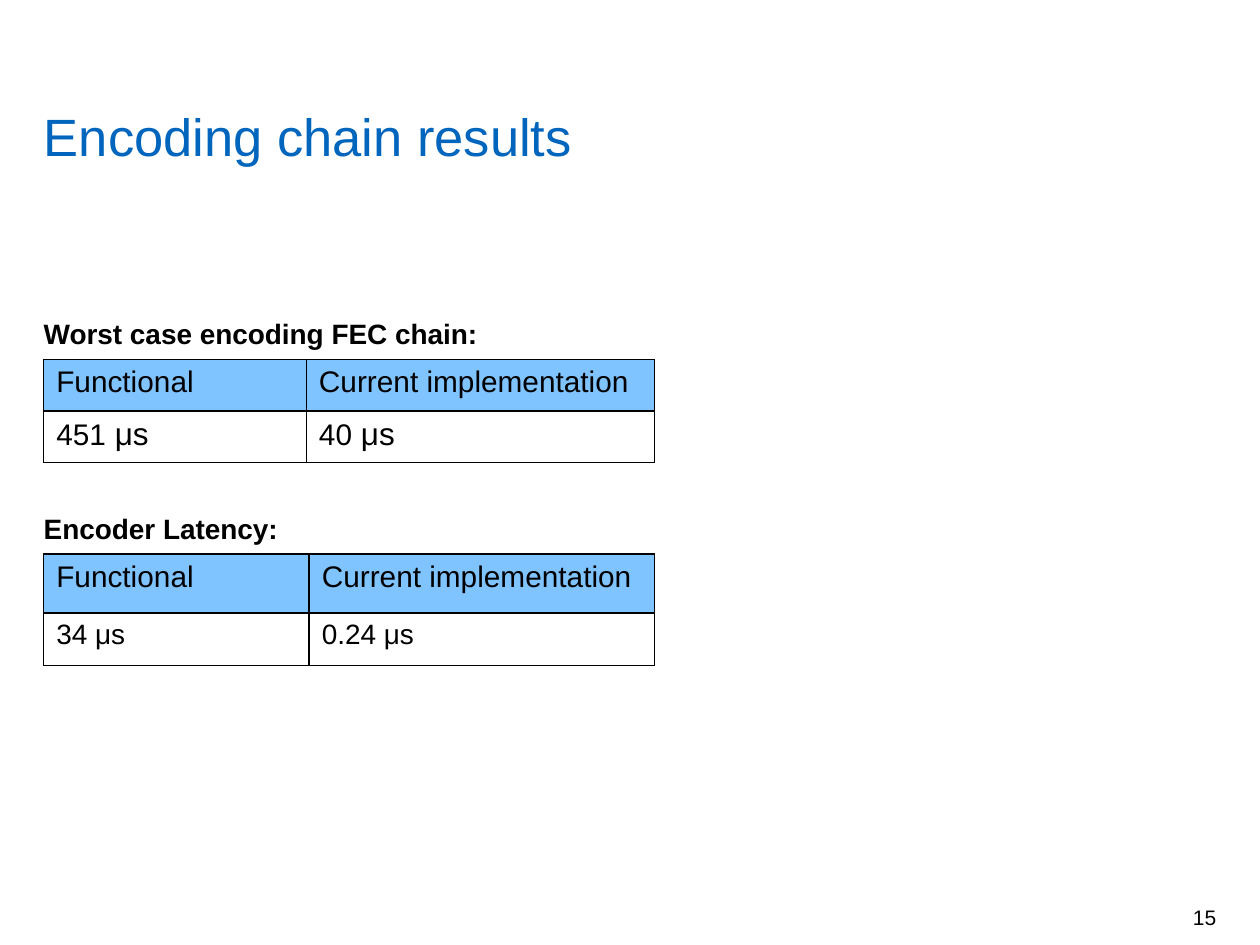
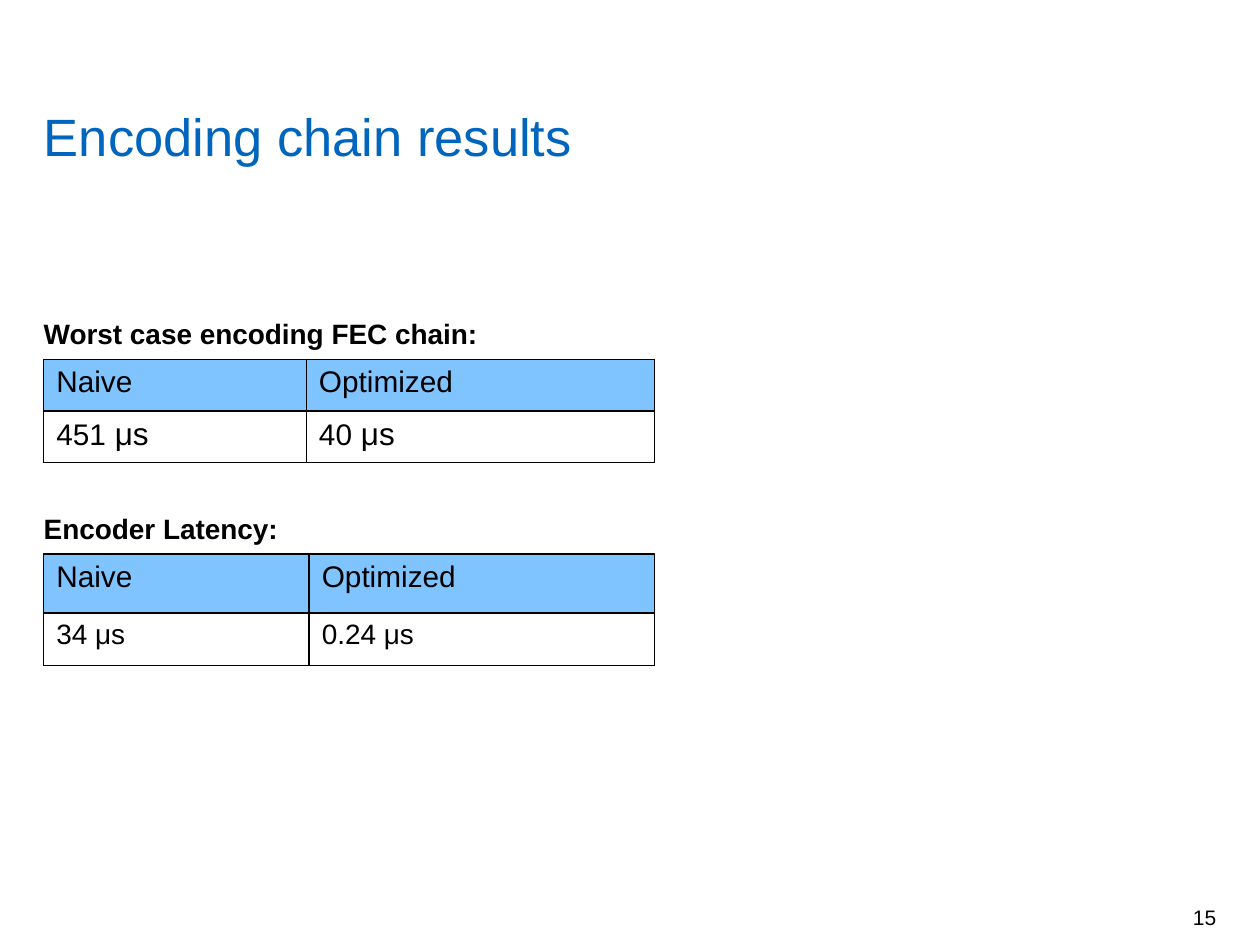
Before and after one commit to yadhu1961/thesis_5GPolorCodes, a slide deck: slide 15 of final_presentation/finalPpt1.4.pptx. Drawn at 1260x945 pixels with LibreOffice and Linux fonts; fonts in the diff are those of the drawing; grey boxes stand for pictures; background and template pictures are left out. Boxes give left, top, right and bottom in pixels: in the first picture for what was removed or moved away, otherwise in the second. Text is boxed around its words. In the diff, an @@ line names an element or a change of style, - is before the commit and + after.

Commit message:
Final ppt updated

```diff
--- a/final_presentation/finalPpt1.4.pptx
+++ b/final_presentation/finalPpt1.4.pptx
@@ table at [44, 359, 654, 462] @@
-row 1, column 1: Functional
+row 1, column 1: Naive
-row 1, column 2: Current implementation
+row 1, column 2: Optimized
@@ table at [44, 554, 655, 665] @@
-row 1, column 1: Functional
+row 1, column 1: Naive
-row 1, column 2: Current implementation
+row 1, column 2: Optimized
```
Also in this commit, not shown: 4 other slides changed.
